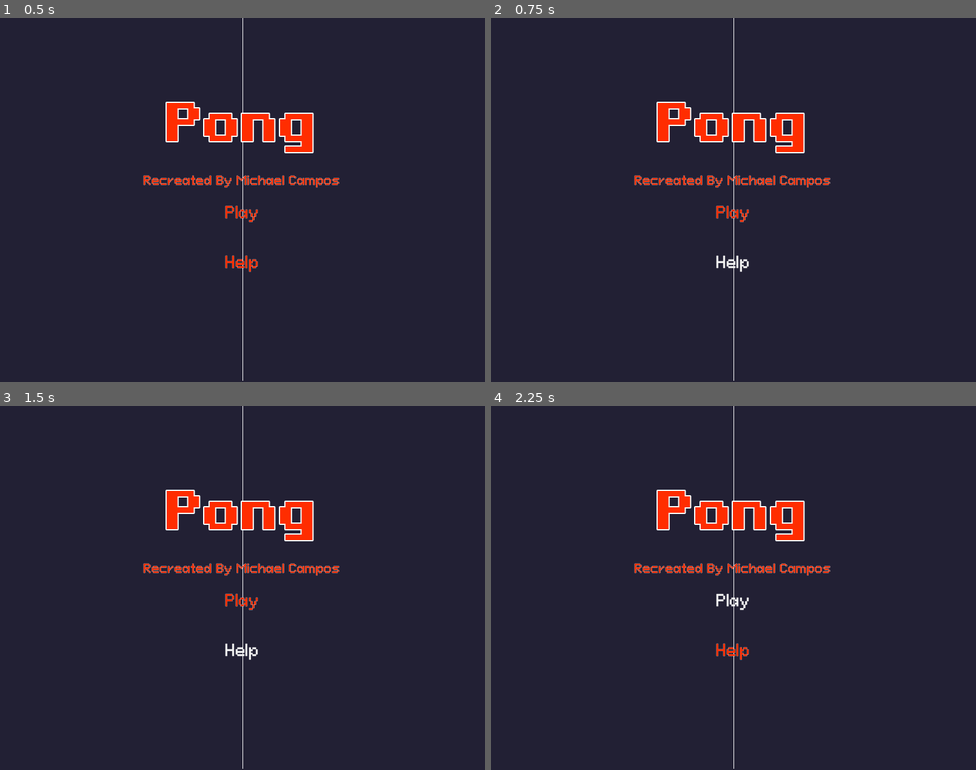
Above: before the commit, frames 1-4 (two rows, left to right).
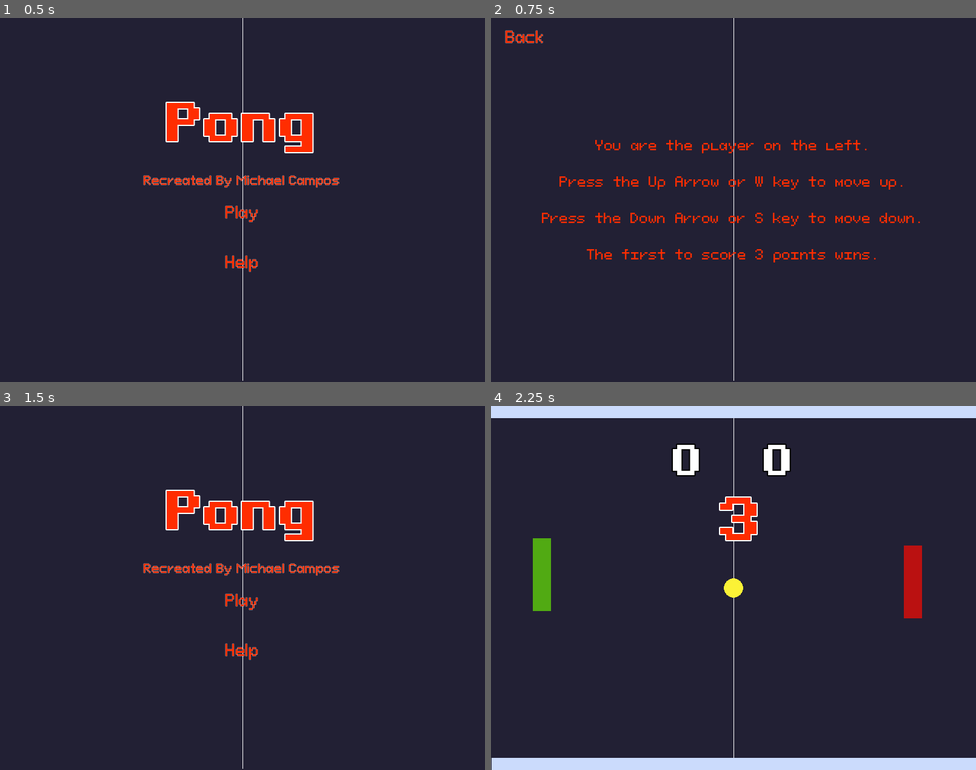
Above: after the commit, the same moments.

Repository: mjcampos/Pong
Game: Godot game, scene res://scenes/main/main.tscn
The game is run twice, just before and just after one commit, with the same random seed, the same clock (stepped at 60 frames per second) and the same inputs.
Inputs (mouse positions are in pixels of both pictures, inside the frame that each line leads up to):
- Up to frame 1 (0.5 s): no input
- Up to frame 2 (0.75 s): click "Help" at 0.5 s
- Up to frame 3 (1.5 s): click (33, 424) at 1.25 s, where only the run after the commit has a clickable "Back"
- Up to frame 4 (2.25 s): click "Play" at 2 s

Frame 1 is identical in both runs. In frame 2, 5.2% of the frame differs, in the area x 2-89%, y 3-70%; in frame 3, 0.1%; in frame 4, 12%, in the area x 0-100%, y 0-100%.

Commit message:
Setup change scene

Diff:
--- a/scenes/game/game.gd
+++ b/scenes/game/game.gd
@@ -23,7 +23,7 @@
 			GameManager.reset_scene()
 
 		if Input.is_action_just_pressed("exit"):
-			pass
+			GameManager.go_to_main()
 
 func default_label_settings():
 	# Set scoreboards to 0
--- /dev/null
+++ b/scenes/instructions/instructions.gd
@@ -0,0 +1,4 @@
+extends Control
+
+func _on_back_button_pressed():
+	GameManager.go_to_main()
--- /dev/null
+++ b/scenes/main/main.gd
@@ -0,0 +1,8 @@
+extends Control
+
+func _on_play_button_pressed():
+	GameManager.go_to_game()
+
+
+func _on_help_button_pressed():
+	GameManager.go_to_help()
--- a/scenes/main/main.tscn
+++ b/scenes/main/main.tscn
@@ -1,7 +1,8 @@
-[gd_scene load_steps=11 format=3 uid="uid://ibbfhne2xnem"]
+[gd_scene load_steps=12 format=3 uid="uid://ibbfhne2xnem"]
 
 [ext_resource type="Texture2D" uid="uid://ecl70qvg1d5m" path="res://assets/background.png" id="1_e5bfe"]
 [ext_resource type="Theme" uid="uid://duljaui415rnk" path="res://assets/custom_theme_control.tres" id="1_ndcqa"]
+[ext_resource type="Script" path="res://scenes/main/main.gd" id="1_yd7h3"]
 [ext_resource type="FontFile" uid="uid://cncs75jep76dh" path="res://assets/fonts/PixeloidSansBold-PKnYd.ttf" id="2_qj0hw"]
 [ext_resource type="FontFile" uid="uid://gmqjlwnmey56" path="res://assets/fonts/PixeloidSans-mLxMm.ttf" id="4_l5ogi"]
 
@@ -31,6 +32,7 @@
 grow_horizontal = 2
 grow_vertical = 2
 theme = ExtResource("1_ndcqa")
+script = ExtResource("1_yd7h3")
 
 [node name="Sprite2D" type="Sprite2D" parent="."]
 position = Vector2(400, 300)
--- a/singletons/game_manager.gd
+++ b/singletons/game_manager.gd
@@ -1,4 +1,8 @@
 extends Node
+
+const MAIN: PackedScene = preload("res://scenes/main/main.tscn")
+const GAME: PackedScene = preload("res://scenes/game/game.tscn")
+const INSTRUCTIONS: PackedScene = preload("res://scenes/instructions/instructions.tscn")
 
 enum GoalType {
 	PLAYER,
@@ -38,4 +42,10 @@
 	get_tree().reload_current_scene()
 
 func go_to_main():
-	pass
+	get_tree().change_scene_to_packed(MAIN)
+
+func go_to_game():
+	get_tree().change_scene_to_packed(GAME)
+
+func go_to_help():
+	get_tree().change_scene_to_packed(INSTRUCTIONS)
